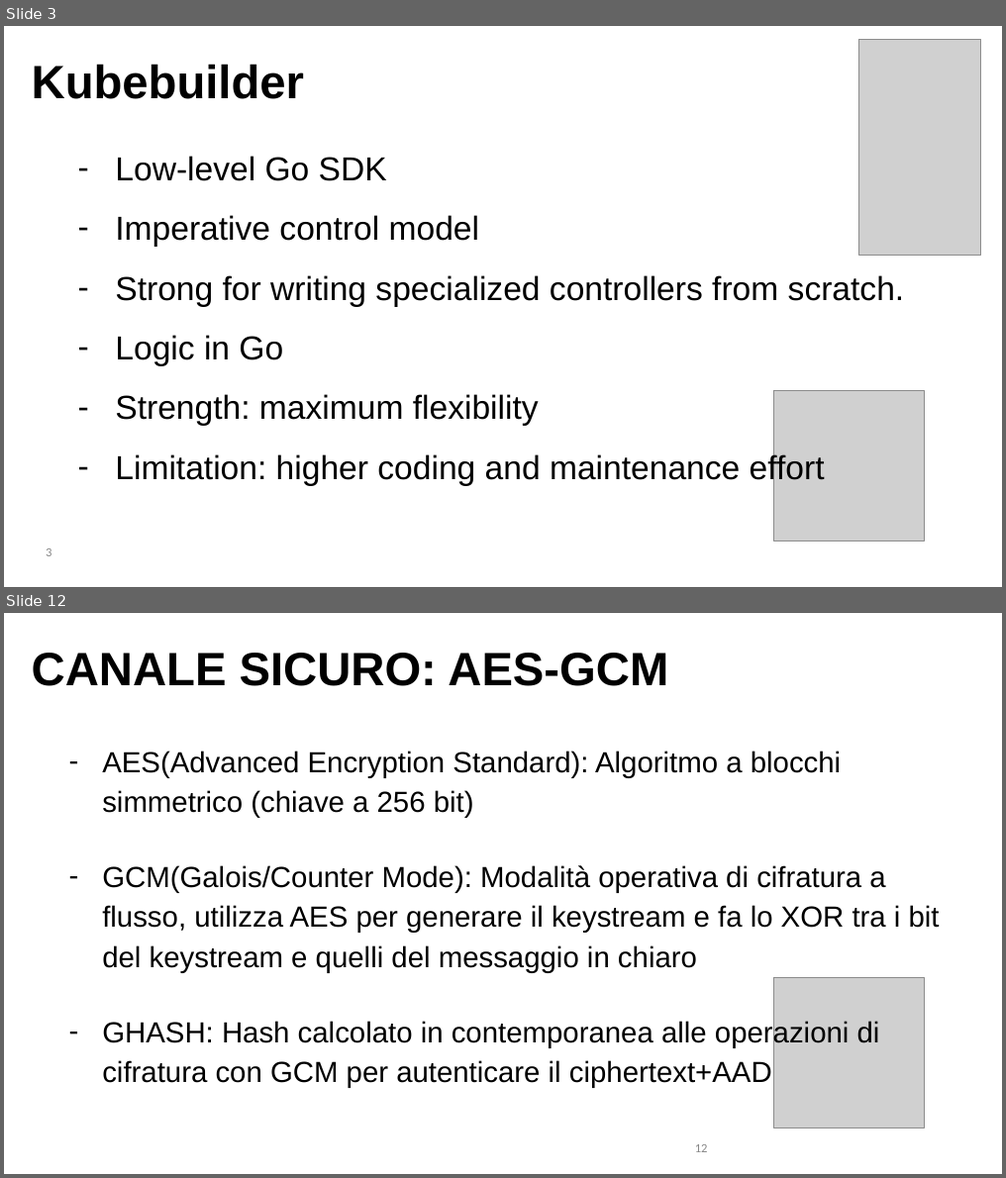
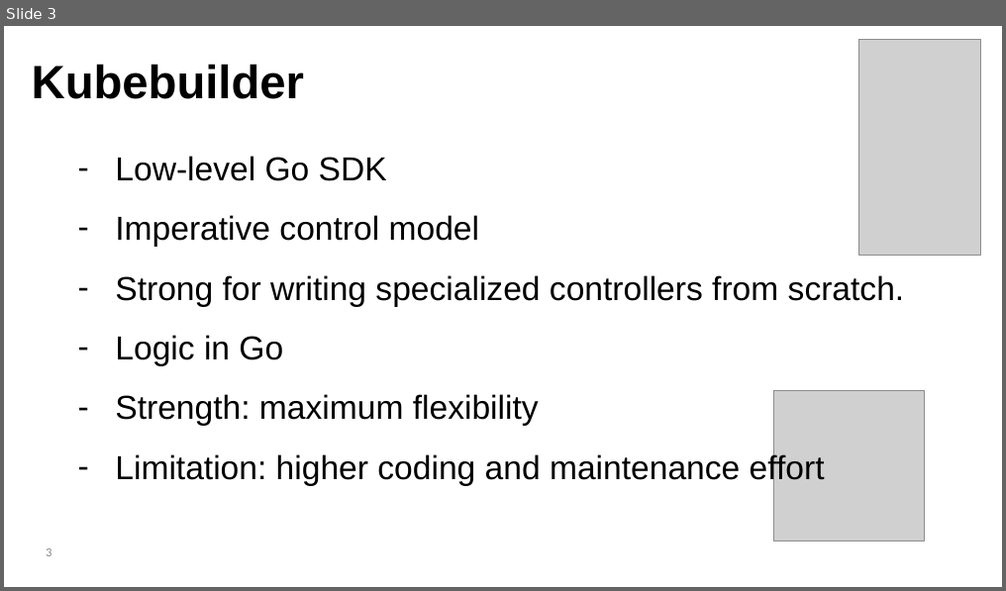
Before and after one commit to lorenzodeluca/kafka-operator-clash, a slide deck: presentation/kubebuilder vs crossplane.pptx. Shown one above the other, each under a label of ours: slides 3 and 12 before the commit, slide 3 after it; the slides between them are not shown. The pictures are 1006x1178 and 1006x591 pixels, drawn with LibreOffice and Linux fonts; fonts in the diff are those of the drawing; grey boxes stand for pictures. Boxes give left, top, right and bottom in pixels: in the first picture for what was removed or moved away, otherwise in the second. Text is boxed around its words. In the diff, an @@ line names an element or a change of style, - is before the commit and + after.

```diff
--- a/presentation/kubebuilder vs crossplane.pptx
+++ b/presentation/kubebuilder vs crossplane.pptx
@@ slide 12 removed at (4,613,1002,1174), background #FFFFFF @@
@@ text removed at (32,653,668,686) @@
-CANALE SICURO: AES-GCM
@@ text removed at (102,751,841,818) @@
-– AES(Advanced Encryption Standard): Algoritmo a blocchi simmetrico (chiave a 256 bit)
@@ text removed at (102,865,940,973) @@
-– GCM(Galois/Counter Mode): Modalità operativa di cifratura a flusso, utilizza AES per generare il keystream e fa lo XOR tra i bit del keystream e quelli del messaggio in chiaro
@@ picture removed at (773,977,924,1128) @@
@@ text removed at (102,1020,880,1088) @@
-– GHASH: Hash calcolato in contemporanea alle operazioni di cifratura con GCM per autenticare il ciphertext+AAD
@@ page number removed at (695,1145,708,1153) @@
-12
```
Also in this commit, not shown: 3 slides changed, 11 slides added, 8 other slides removed, 5 other files.
